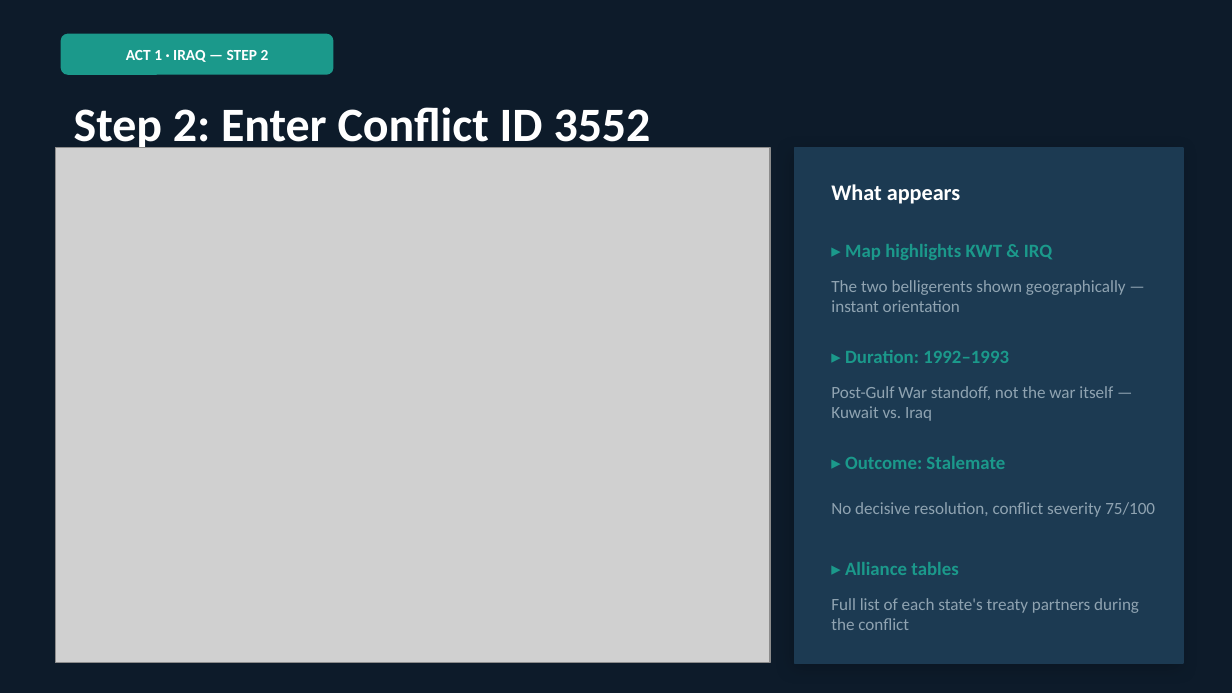
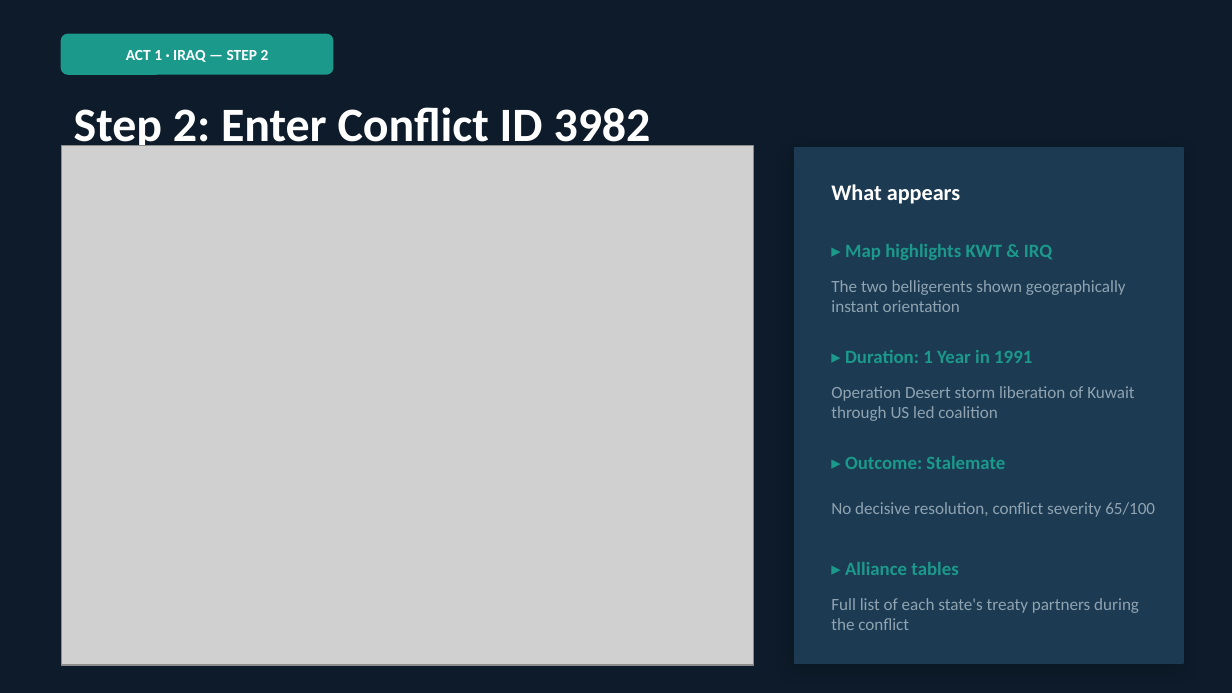
Before and after one commit to podsv-fs26-ad24/ad24-6-fancyproject, a slide deck: slide 8 of Conflict_Trade_Explorer.pptx. Drawn at 1232x693 pixels with LibreOffice and Linux fonts; fonts in the diff are those of the drawing; grey boxes stand for pictures. Boxes give left, top, right and bottom in pixels: in the first picture for what was removed or moved away, otherwise in the second. Text is boxed around its words. In the diff, an @@ line names an element or a change of style, - is before the commit and + after.

```diff
--- a/Conflict_Trade_Explorer.pptx
+++ b/Conflict_Trade_Explorer.pptx
@@ text at (74, 107, 651, 153): text changed @@
-Step 2: Enter Conflict ID 3552
+Step 2: Enter Conflict ID 3982
@@ picture: place and size @@
-picture at (55, 148, 770, 663)
+picture at (62, 145, 754, 664)
@@ text at (845, 350, 1032, 363): text changed @@
-▸ Duration: 1992–1993
+▸ Duration: 1 Year in 1991
@@ text at (831, 386, 1134, 421): text changed @@
-Post-Gulf War standoff, not the war itself — Kuwait vs. Iraq
+Operation Desert storm liberation of Kuwait through US led coalition
@@ text at (831, 502, 1155, 517): text changed @@
-No decisive resolution, conflict severity 75/100
+No decisive resolution, conflict severity 65/100
```
Also in this commit, not shown: 8 other slides changed, 2 slides added, 2 slides removed.
